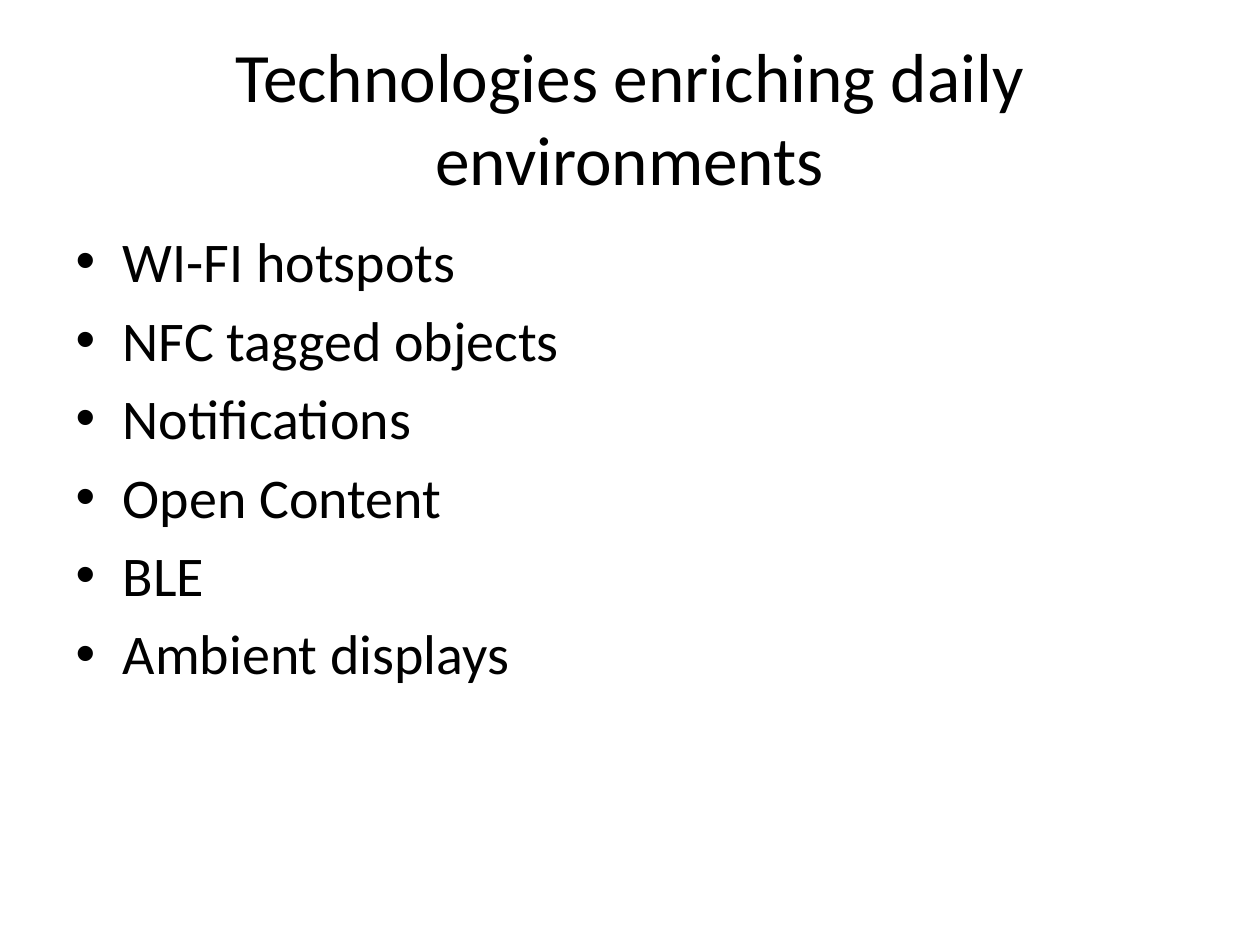
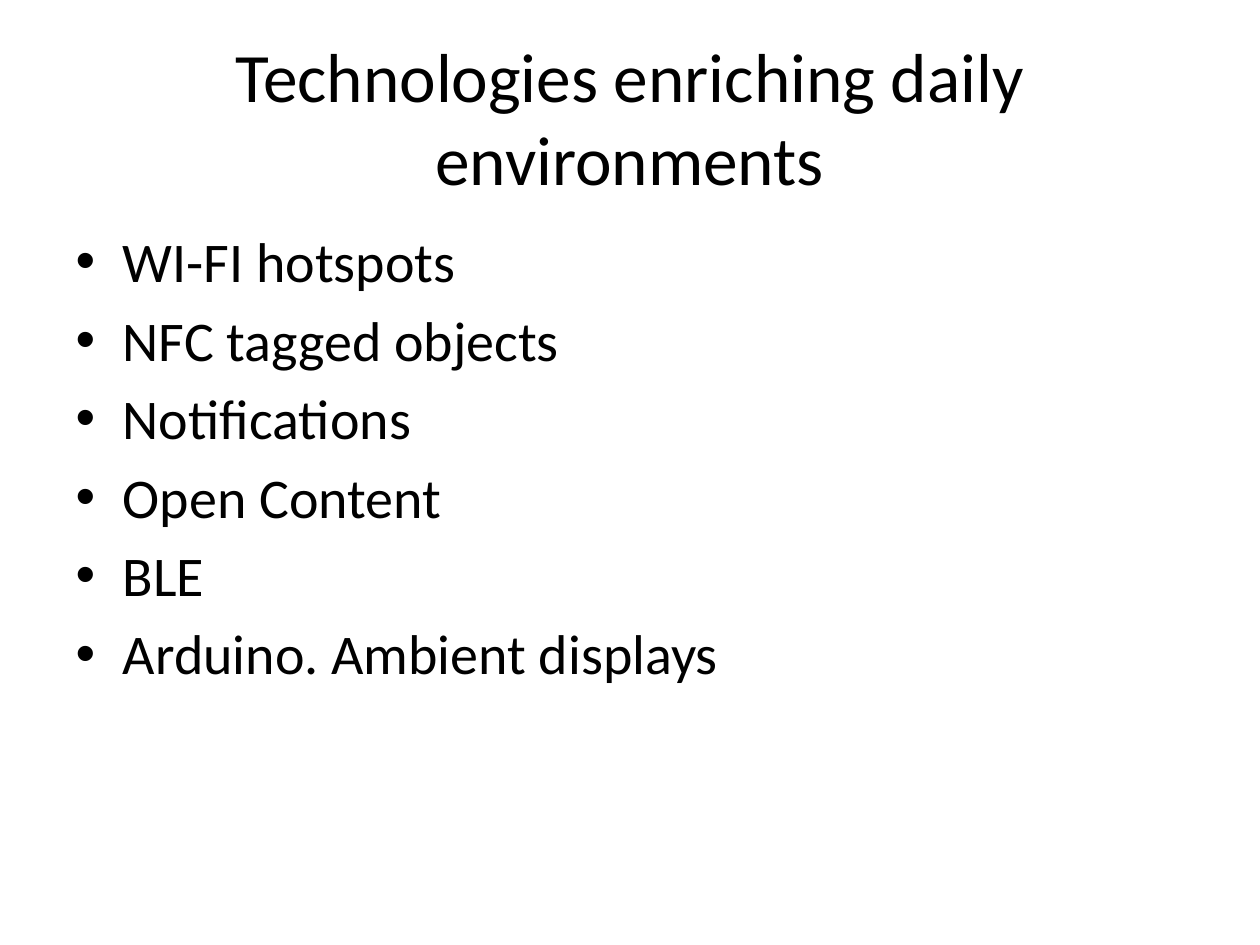
Before and after one commit to btabuenca/LaTeX, a slide deck: slide 5 of presentation/ThesisTabuenca.pptx. Drawn at 1260x945 pixels with LibreOffice and Linux fonts; fonts in the diff are those of the drawing. Boxes give left, top, right and bottom in pixels: in the first picture for what was removed or moved away, otherwise in the second. Text is boxed around its words. In the diff, an @@ line names an element or a change of style, - is before the commit and + after.

```diff
--- a/presentation/ThesisTabuenca.pptx
+++ b/presentation/ThesisTabuenca.pptx
@@ text at [123, 635, 718, 683]: text changed @@
-• Ambient displays
+• Arduino. Ambient displays
```
Also in this commit, not shown: 2 other slides changed, 3 slides added, 31 other files.
